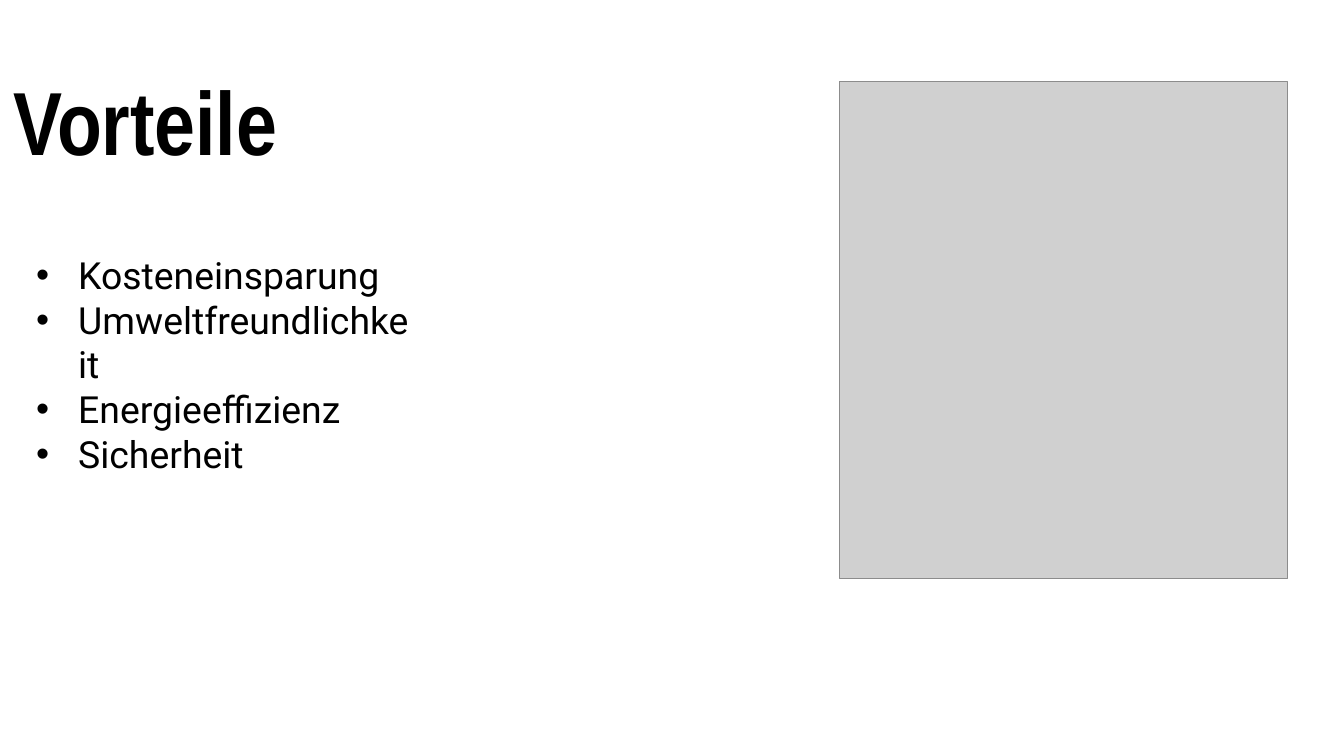
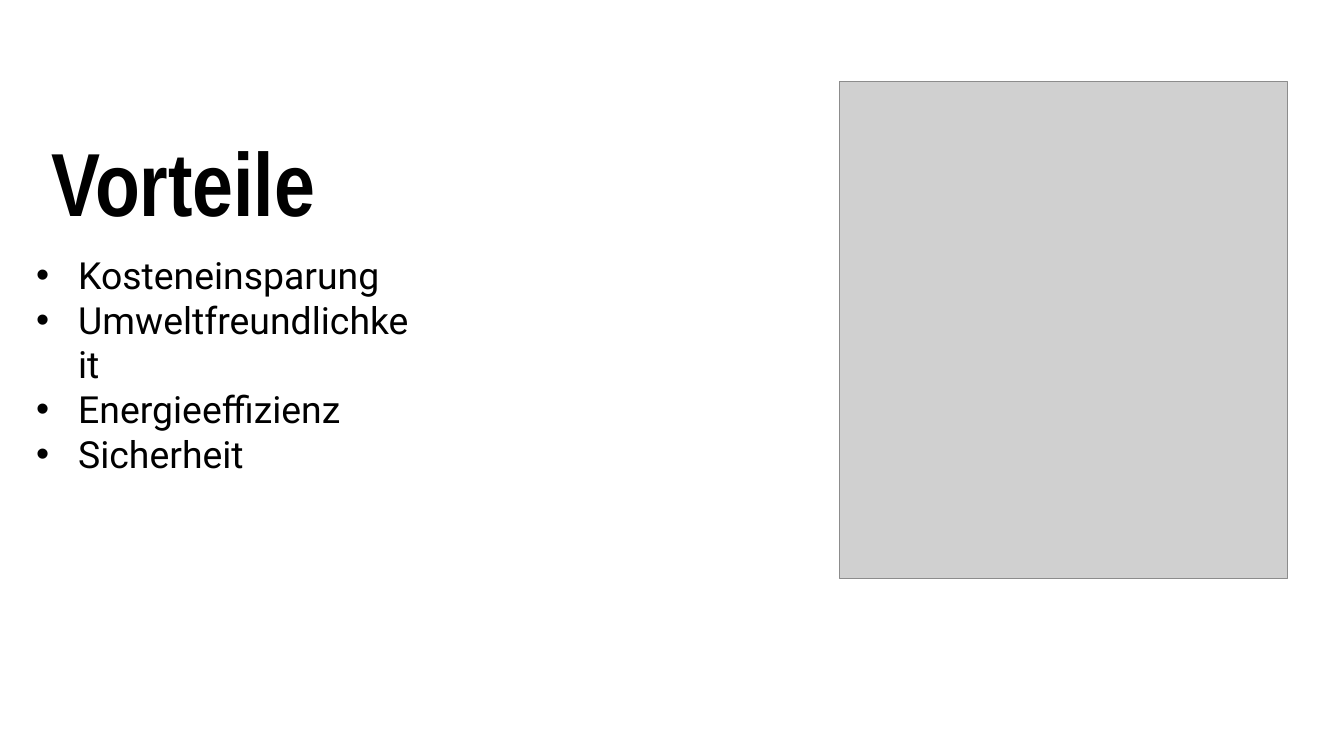
Before and after one commit to Team-Pv-Visualizer/PV-Visualizer, a slide deck: slide 8 of Documents/PVV_Project_Award.pptx (slide 7 before the commit). Drawn at 1344x756 pixels with LibreOffice and Linux fonts; fonts in the diff are those of the drawing; grey boxes stand for pictures. Boxes give left, top, right and bottom in pixels: in the first picture for what was removed or moved away, otherwise in the second. Text is boxed around its words. In the diff, an @@ line names an element or a change of style, - is before the commit and + after.

```diff
--- a/Documents/PVV_Project_Award.pptx
+++ b/Documents/PVV_Project_Award.pptx
@@ text "Vorteile": place and size @@
-text "Vorteile" at (13,90,277,156)
+text "Vorteile" at (51,151,315,217)
@@ text "Vorteile" at (51,151,315,217): alignment left to centre @@
```
Also in this commit, not shown: 3 other slides changed, 1 slide added.
